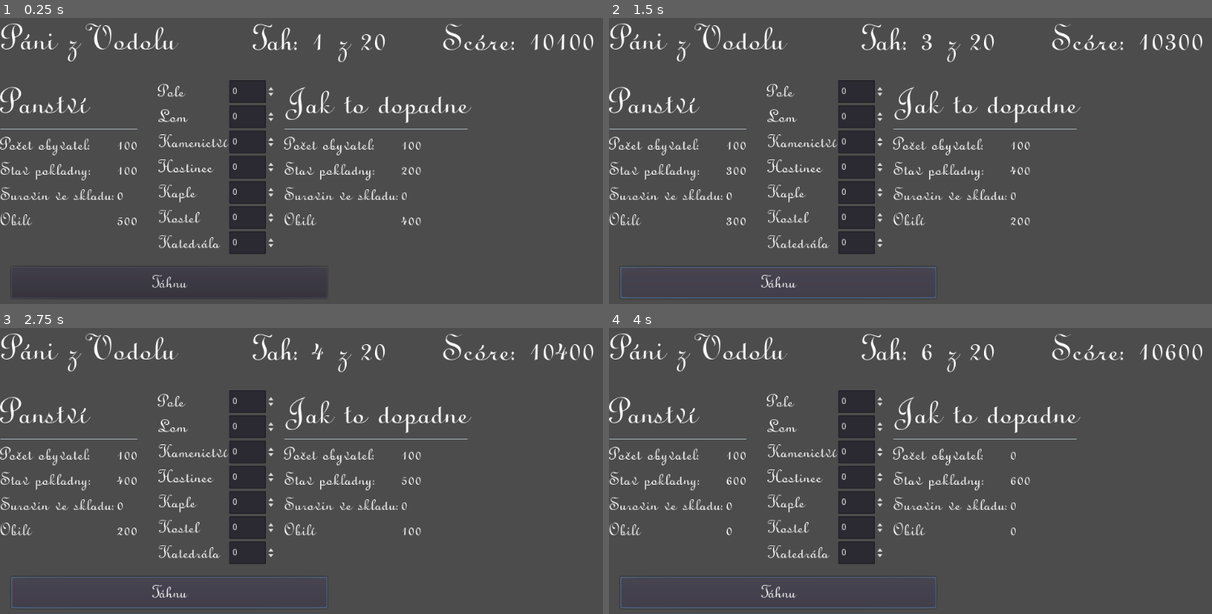
Above: before the commit, frames 1-4 (two rows, left to right).
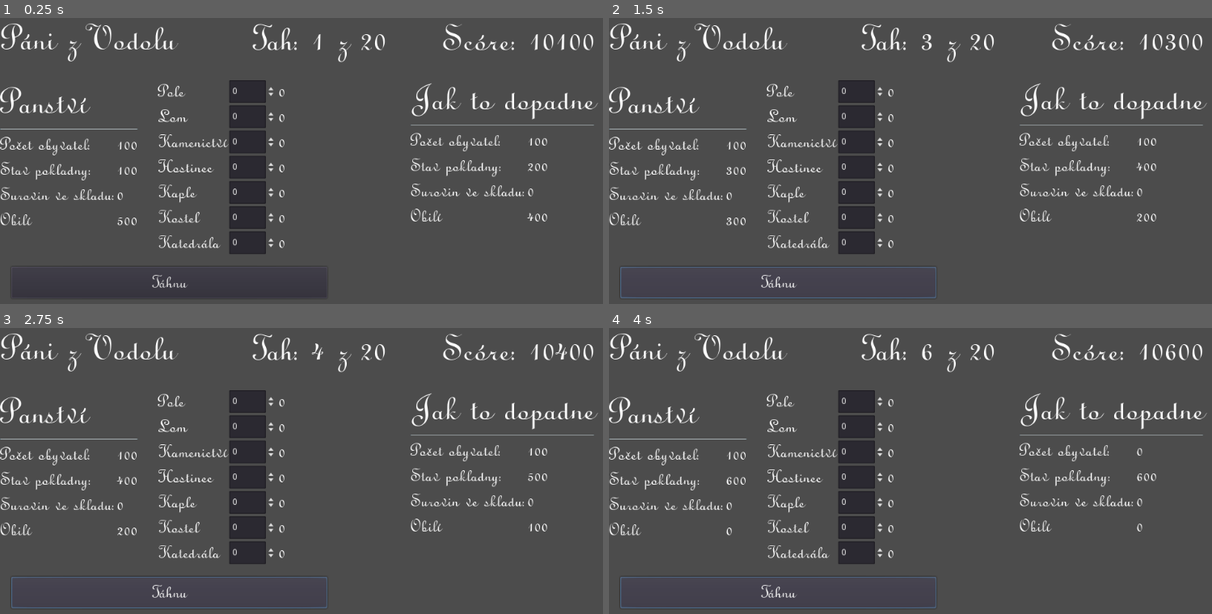
Above: after the commit, the same moments.

Repository: janzeman3/pani_z_vodolu
Game: Godot game, scene res://Formular.tscn
The game is run twice, just before and just after one commit, with the same random seed, the same clock (stepped at 60 frames per second) and the same inputs.
Inputs:
- Up to frame 1 (0.25 s): no input
- Up to frame 2 (1.5 s): click "Táhnu" at 0.5 s; click "Táhnu" at 1.25 s
- Up to frame 3 (2.75 s): click "Táhnu" at 2 s
- Up to frame 4 (4 s): tap Enter at 2.75 s; tap Space at 3.5 s

The runs differ from the first frame. In frame 1, 3.0% of the frame differs, in the area x 46-100%, y 22-81%; in frame 2, 3.0%; in frame 3, 3.0%; in frame 4, 2.9%.

Commit message:
Zobrazeni zmeny budov
Signed-off-by: janzeman3 <janzeman3@gmail.com>

Diff:
--- a/Formular.tscn
+++ b/Formular.tscn
@@ -55,10 +55,10 @@
 margin_bottom = 269.0
 
 [node name="BudouciStav" parent="." instance=ExtResource( 1 )]
-margin_left = 450.0
-margin_top = 100.0
-margin_right = 699.0
-margin_bottom = 269.0
+margin_left = 650.315
+margin_top = 93.5382
+margin_right = 899.315
+margin_bottom = 333.538
 
 [node name="Stavby" parent="." instance=ExtResource( 5 )]
 
--- a/Stavby.gd
+++ b/Stavby.gd
@@ -31,6 +31,15 @@
 	budouciBudovy.Kaple = $Kaple.value
 	budouciBudovy.Kostel = $Kostel.value
 	budouciBudovy.Katedrala = $Katedrala.value
+
+	$lPoleDelta.text = str(budouciBudovy.Pole-budovy.Pole)
+	$lLomDelta.text = str(budouciBudovy.Lom-budovy.Lom)
+	$lKamenictviDelta.text = str(budouciBudovy.Kamenictvi-budovy.Kamenictvi)
+	$lHostinecDelta.text = str(budouciBudovy.Hostinec-budovy.Hostinec)
+	$lKapleDelta.text = str(budouciBudovy.Kaple-budovy.Kaple)
+	$lKostelDelta.text = str(budouciBudovy.Kostel-budovy.Kostel)
+	$lKatedralaDelta.text = str(budouciBudovy.Katedrala-budovy.Katedrala)
+
 	emit_signal("BudovyChanged")
 
 func novaHra():
--- a/Stavby.tscn
+++ b/Stavby.tscn
@@ -8,7 +8,7 @@
 margin_top = 100.0
 margin_right = 356.0
 margin_bottom = 142.0
-columns = 2
+columns = 3
 script = ExtResource( 2 )
 __meta__ = {
 "_edit_use_anchors_": false
@@ -28,6 +28,13 @@
 Cena: 20 Vodolarů"
 max_value = 100000.0
 
+[node name="lPoleDelta" type="Label" parent="."]
+margin_left = 191.0
+margin_right = 202.0
+margin_bottom = 36.0
+custom_fonts/font = ExtResource( 1 )
+text = "0"
+
 [node name="lLom" type="Label" parent="."]
 margin_top = 40.0
 margin_right = 109.0
@@ -41,6 +48,14 @@
 margin_right = 187.0
 margin_bottom = 76.0
 max_value = 100000.0
+
+[node name="lLomDelta" type="Label" parent="."]
+margin_left = 191.0
+margin_top = 40.0
+margin_right = 202.0
+margin_bottom = 76.0
+custom_fonts/font = ExtResource( 1 )
+text = "0"
 
 [node name="lKamenictvi" type="Label" parent="."]
 margin_top = 80.0
@@ -56,6 +71,14 @@
 margin_bottom = 116.0
 max_value = 100000.0
 
+[node name="lKamenictviDelta" type="Label" parent="."]
+margin_left = 191.0
+margin_top = 80.0
+margin_right = 202.0
+margin_bottom = 116.0
+custom_fonts/font = ExtResource( 1 )
+text = "0"
+
 [node name="lHostinec" type="Label" parent="."]
 margin_top = 120.0
 margin_right = 109.0
@@ -69,6 +92,14 @@
 margin_right = 187.0
 margin_bottom = 156.0
 max_value = 100000.0
+
+[node name="lHostinecDelta" type="Label" parent="."]
+margin_left = 191.0
+margin_top = 120.0
+margin_right = 202.0
+margin_bottom = 156.0
+custom_fonts/font = ExtResource( 1 )
+text = "0"
 
 [node name="lKaple" type="Label" parent="."]
 margin_top = 160.0
@@ -84,6 +115,14 @@
 margin_bottom = 196.0
 max_value = 100000.0
 
+[node name="lKapleDelta" type="Label" parent="."]
+margin_left = 191.0
+margin_top = 160.0
+margin_right = 202.0
+margin_bottom = 196.0
+custom_fonts/font = ExtResource( 1 )
+text = "0"
+
 [node name="lKostel" type="Label" parent="."]
 margin_top = 200.0
 margin_right = 109.0
@@ -98,6 +137,14 @@
 margin_bottom = 236.0
 max_value = 100000.0
 
+[node name="lKostelDelta" type="Label" parent="."]
+margin_left = 191.0
+margin_top = 200.0
+margin_right = 202.0
+margin_bottom = 236.0
+custom_fonts/font = ExtResource( 1 )
+text = "0"
+
 [node name="lKatedrala" type="Label" parent="."]
 margin_top = 240.0
 margin_right = 109.0
@@ -111,6 +158,14 @@
 margin_right = 187.0
 margin_bottom = 276.0
 max_value = 100000.0
+
+[node name="lKatedralaDelta" type="Label" parent="."]
+margin_left = 191.0
+margin_top = 240.0
+margin_right = 202.0
+margin_bottom = 276.0
+custom_fonts/font = ExtResource( 1 )
+text = "0"
 [connection signal="value_changed" from="Pole" to="." method="_on_NejakaBudova_value_changed"]
 [connection signal="value_changed" from="Lom" to="." method="_on_NejakaBudova_value_changed"]
 [connection signal="value_changed" from="Kamenictvi" to="." method="_on_NejakaBudova_value_changed"]
